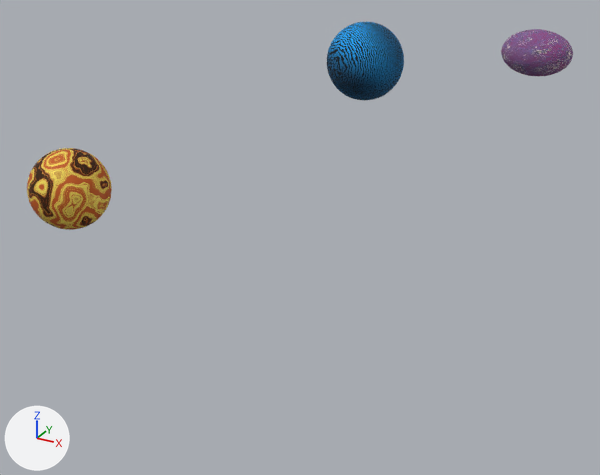
The Blender file models/stars_v02.blend, before and after one commit.
The view is the same before and after, from a camera (50 mm lens) standing at (8.93, -19.73, 5.1) and looking at (-1.31, -1.1, -4.22). The lights are fixed; the arrows at lower left show +X, +Y and +Z.

The scene before the commit, as lines of its bpy script (objects in view):
```python
me_sphere = bpy.data.meshes.new('Sphere')
me_sphere.from_pydata(...)  # 1490 vertices, 1536 faces; spans x -1.0..1.0, y -1.0..1.0, z -1.0..1.0
me_sphere.polygons.foreach_set('use_smooth', [True] * 1536)
me_sphere.materials.append(mat_material_001)
me_sphere_002 = bpy.data.meshes.new('Sphere.002')
me_sphere_002.from_pydata(...)  # 1986 vertices, 2048 faces; spans x -1.0..1.0, y -1.0..1.0, z -1.0..1.0
me_sphere_002.polygons.foreach_set('use_smooth', [True] * 2048)
me_sphere_002.materials.append(mat_material)
me_sphere_003 = bpy.data.meshes.new('Sphere.003')
me_sphere_003.from_pydata(...)  # 1986 vertices, 2048 faces; spans x -1.0..1.0, y -1.0..1.0, z -1.0..1.0
me_sphere_003.polygons.foreach_set('use_smooth', [True] * 2048)
me_sphere_003.materials.append(mat_material_004)
ob_planet_blue = bpy.data.objects.new('planet_blue', me_sphere)
ob_planet_blue.location = (-0.01, 0.03, 0.61)
ob_planet_blue.rotation_euler = (3.005, -0.535, 2.877)  # degrees (172, -31, 165)
ob_planet_orange = bpy.data.objects.new('planet_orange', me_sphere_002)
ob_planet_orange.location = (-5.28, -5.61, -2.02)
ob_planet_orange.rotation_euler = (0.0, -0.535, 0.0)  # degrees (0, -31, 0)
ob_sphere = bpy.data.objects.new('Sphere', me_sphere_003)
ob_sphere.location = (3.34, 4.45, 0.38)
ob_sphere.scale = (1.0, 0.741, 0.649)
```
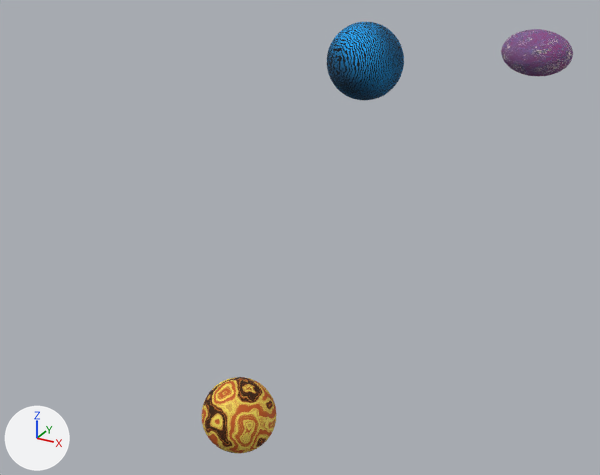
Scene script edits in JSON lines:
```json
{"op": "set", "path": "ob_planet_orange.location", "old": "(-5.28, -5.61, -2.02)", "new": "(-1.44, -4.26, -8.22)"}
{"op": "set", "path": "ob_planet_orange.rotation_euler", "old": "(0.0, -0.535, 0.0)", "new": "(0.0, -0.828, 0.0)", "note": "degrees (0, -31, 0) -> degrees (0, -47, 0)"}
```

Changed parts and their boxes (x1, y1, x2, y2) in the pictures (600 x 475 px):
```json
{"object": "planet_orange", "change": "moved, turned", "before": [27, 148, 112, 230], "after": [202, 377, 276, 453]}
```
